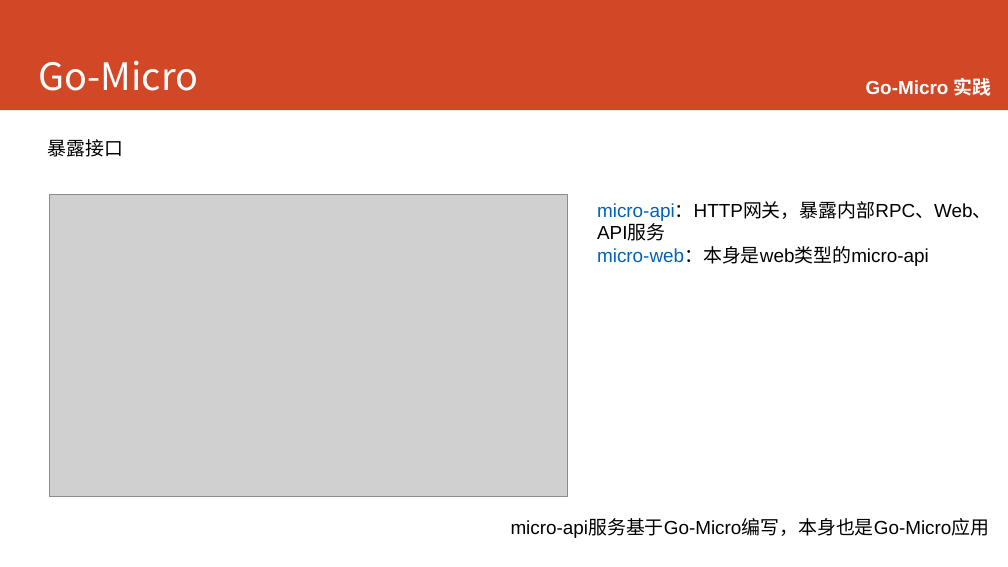
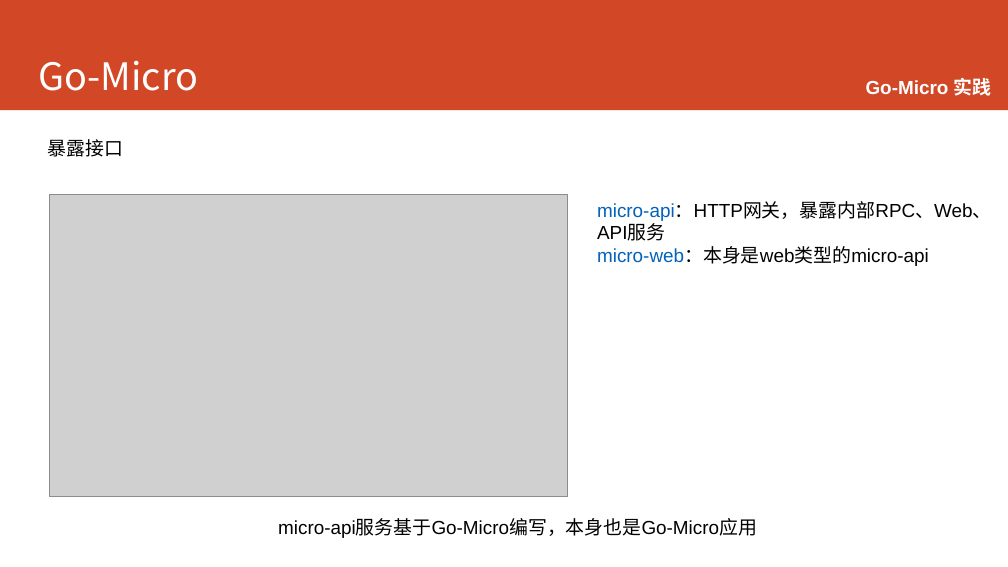
Before and after one commit to printfcoder/printfcoder, a slide deck: slide 79 of course/for-emc/course-for-emc.pptx (slide 81 before the commit). Drawn at 1008x567 pixels with LibreOffice and Linux fonts; fonts in the diff are those of the drawing; grey boxes stand for pictures; background and template pictures are left out. Boxes give left, top, right and bottom in pixels: in the first picture for what was removed or moved away, otherwise in the second. Text is boxed around its words. In the diff, an @@ line names an element or a change of style, - is before the commit and + after.

```diff
--- a/course/for-emc/course-for-emc.pptx
+++ b/course/for-emc/course-for-emc.pptx
@@ text "micro-api服务基于Go-Micro编写，本身也是Go-Micro应用": place and size @@
-text "micro-api服务基于Go-Micro编写，本身也是Go-Micro应用" at <box>511,520,990,538</box>
+text "micro-api服务基于Go-Micro编写，本身也是Go-Micro应用" at <box>278,520,757,538</box>
```
Also in this commit, not shown: 11 other slides changed, 2 slides removed.
